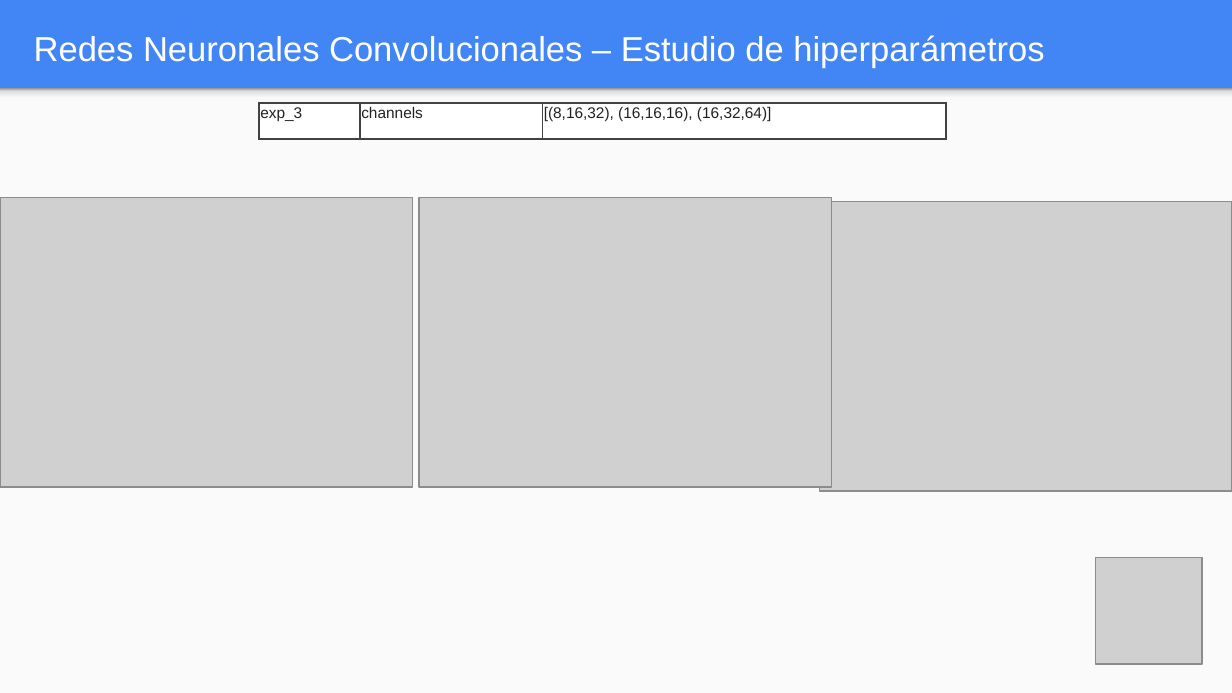
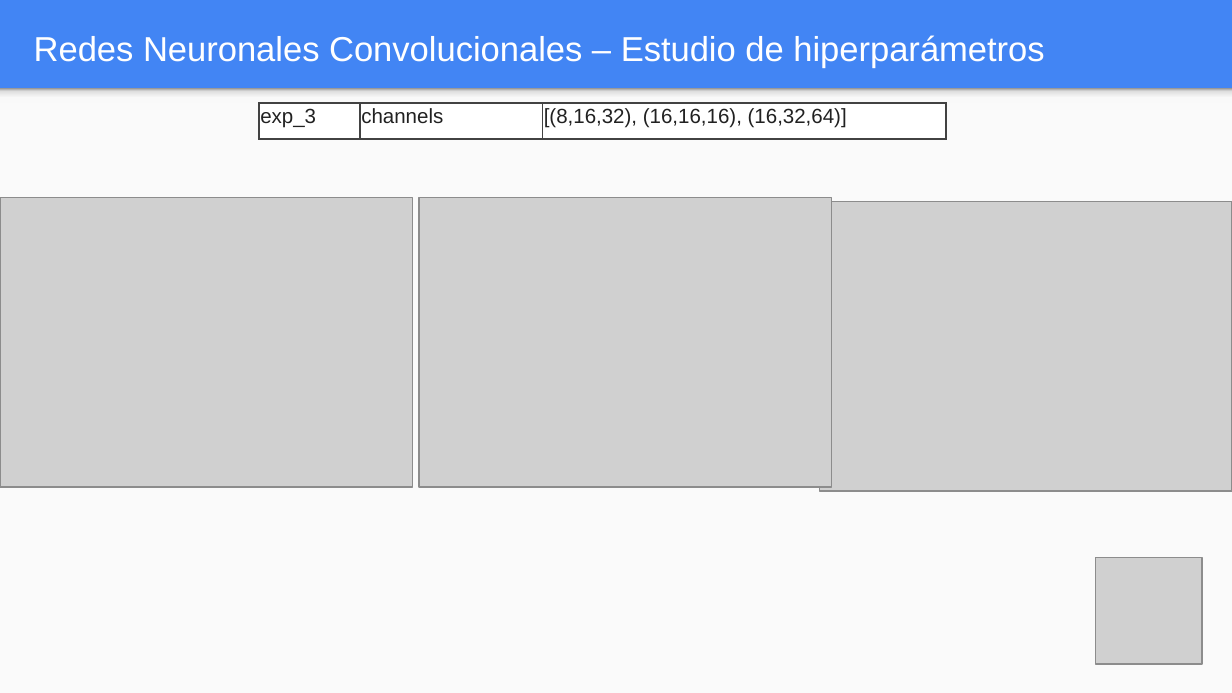
Before and after one commit to FIUBA-Posgrado-Inteligencia-Artificial/aprendizaje_profundo, a slide deck: slide 42 of clase_5/teoria/Clase_5.pptx. Drawn at 1232x693 pixels with LibreOffice and Linux fonts; fonts in the diff are those of the drawing; grey boxes stand for pictures. Boxes give left, top, right and bottom in pixels: in the first picture for what was removed or moved away, otherwise in the second. Text is boxed around its words. In the diff, an @@ line names an element or a change of style, - is before the commit and + after.

```diff
--- a/clase_5/teoria/Clase_5.pptx
+++ b/clase_5/teoria/Clase_5.pptx
@@ table at bbox=[259, 103, 945, 139] @@
@@ size 9 to 12 pt @@
```
Also in this commit, not shown: 16 other slides changed, 1 slide added, 1 slide removed, 1 other file.
